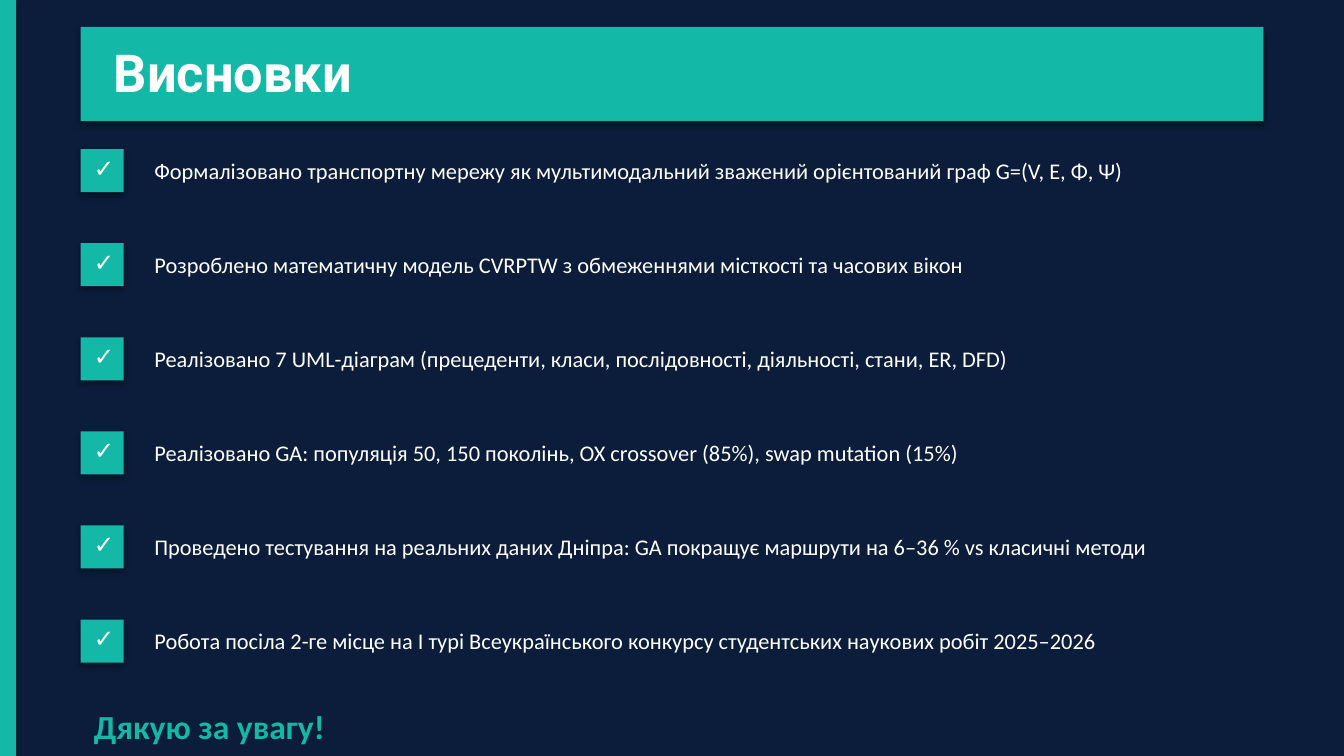
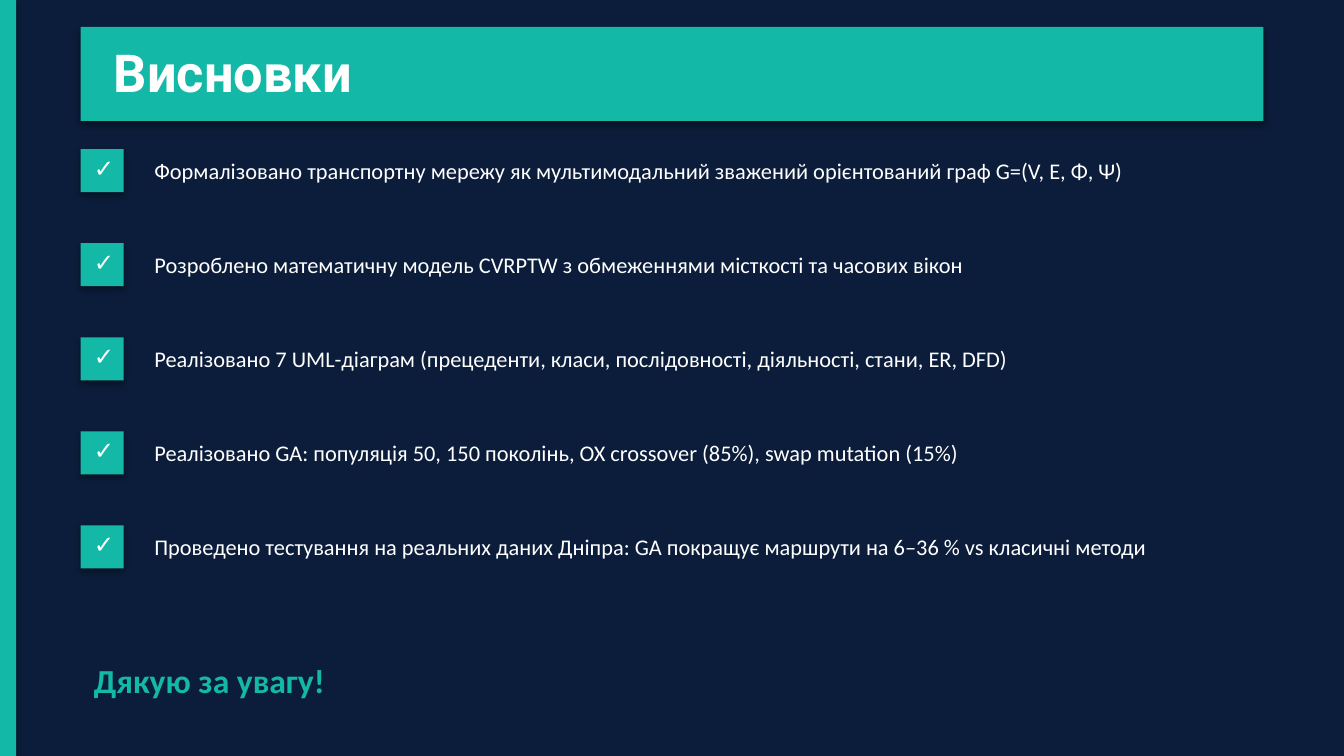
Before and after one commit to timurrte/DeliveryIQ, a slide deck: slide 26 of Звіт/Диплом/Презентація/Презентація_диплом_Ніколаєв.pptx (slide 12 before the commit). Drawn at 1344x756 pixels with LibreOffice and Linux fonts; fonts in the diff are those of the drawing. Boxes give left, top, right and bottom in pixels: in the first picture for what was removed or moved away, otherwise in the second. Text is boxed around its words. In the diff, an @@ line names an element or a change of style, - is before the commit and + after.

```diff
--- a/Звіт/Диплом/Презентація/Презентація_диплом_Ніколаєв.pptx
+++ b/Звіт/Диплом/Презентація/Презентація_диплом_Ніколаєв.pptx
@@ rectangle removed at [81, 620, 124, 663] @@
@@ text removed at [81, 617, 124, 665] @@
-✓
@@ text "Дякую за увагу!": place and size @@
-text "Дякую за увагу!" at [94, 716, 325, 745]
+text "Дякую за увагу!" at [94, 670, 325, 699]
@@ text removed at [154, 633, 1095, 653] @@
-Робота посіла 2-ге місце на І турі Всеукраїнського конкурсу студентських наукових робіт 2025–2026
```
Also in this commit, not shown: 3 other slides changed, 14 slides added, 14 other files.
